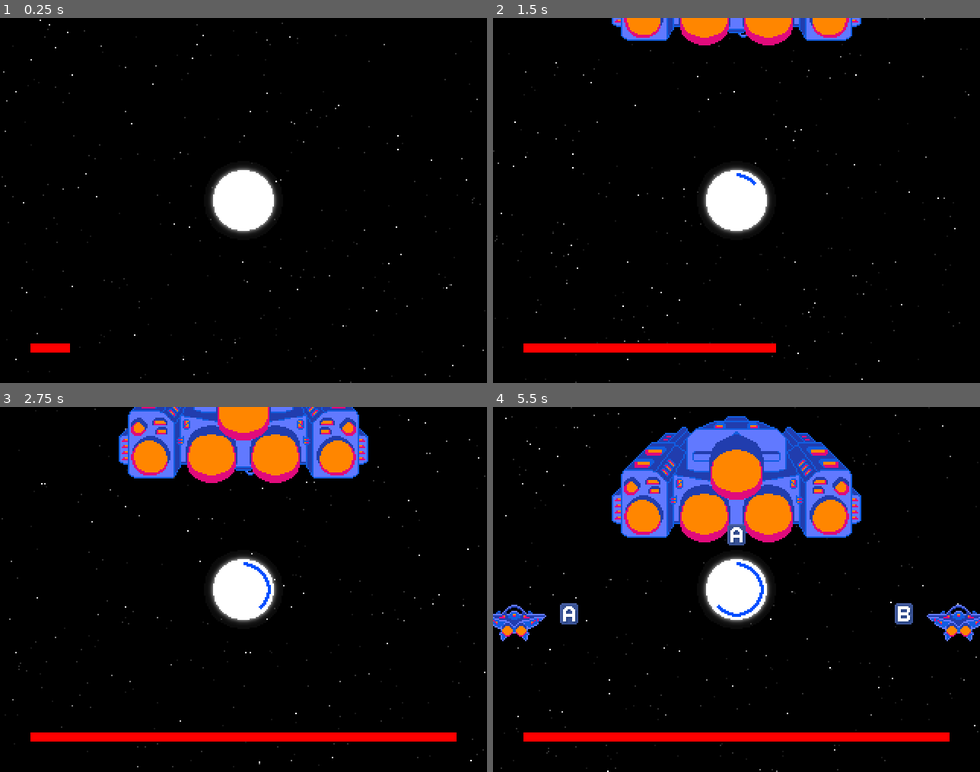
Above: before the commit, frames 1-4 (two rows, left to right).
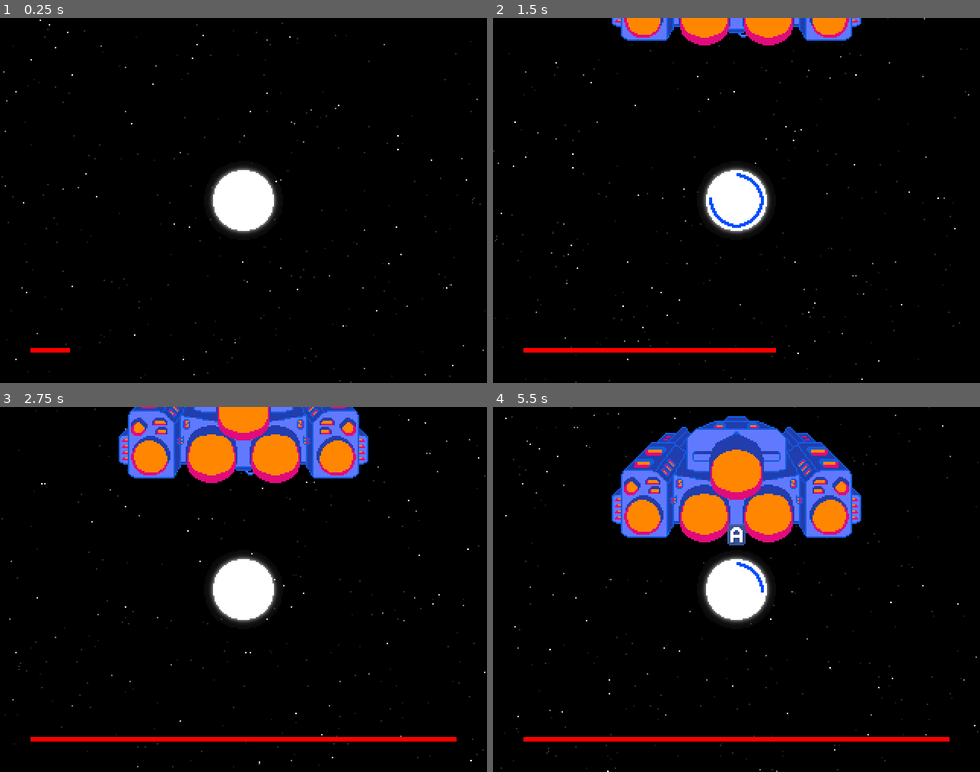
Above: after the commit, the same moments.

Repository: lethiandev/neutron-star
Game: Godot game, scene res://stages/gameplay/gameplay.tscn
The game is run twice, just before and just after one commit, with the same random seed, the same clock (stepped at 60 frames per second) and the same inputs.
Inputs:
- Up to frame 1 (0.25 s): no input
- Up to frame 2 (1.5 s): tap A (action_a) at 0.6 s; tap B (action_b) at 1.35 s
- Up to frame 3 (2.75 s): tap P (action_p) at 2.1 s
- Up to frame 4 (5.5 s): tap one key every 0.75 s from 2.85 s: X (action_x) A (action_a) B (action_b) P (action_p)

The runs differ from the first frame. In frame 1, 0.1% of the frame differs, in the area x 6-15%, y 89-91%; in frame 2, 0.8%; in frame 3, 1.2%; in frame 4, 2.8%, in the area x 0-100%, y 50-91%.

Commit message:
Add mothersip cycle with missile units

Diff:
--- a/src/stages/gameplay/gameplay.gd
+++ b/src/stages/gameplay/gameplay.gd
@@ -9,6 +9,9 @@
 
 var cooldown: float = 0.0
 var health: float = 1.0
+
+var last_group: String = ""
+var hitted: float = 0.0
 
 func _init() -> void:
 	randomize()
@@ -26,8 +29,9 @@
 func _process_game_state(p_delta: float) -> void:
 	_populate_interface_state()
 
-	cooldown = max(0.0, cooldown - p_delta)
-	health = min(1.0, health + p_delta * 0.25)
+	cooldown = max(0.0, cooldown - p_delta * 2.0)
+	health = min(1.0, health + p_delta * 0.05)
+	hitted = max(0.0, hitted - p_delta)
 
 func _populate_interface_state() -> void:
 	$Interface/CenterContainer/CooldownBar.progress = cooldown
@@ -38,6 +42,9 @@
 	if not nodes.empty():
 		var front_node = nodes.front()
 		_handle_unit_hit(front_node)
+	elif hitted > 0.0 and last_group == p_group:
+		# Forgive "missing" for short time
+		pass
 	else:
 		_handle_unit_miss()
 
@@ -54,7 +61,10 @@
 	_handle_star_hit(p_unit)
 
 func _handle_star_hit(p_unit: UnitBase) -> void:
-	health -= 0.35;
-	if not $HitEffectPlayer.playing:
-		$HitEffectPlayer.play()
+	health -= 0.30
+
+	last_group = p_unit.unit_group
+	hitted = 0.2
+
+	$HitEffectPlayer.play()
 	$Camera2D.shake_high()
--- a/src/stages/gameplay/units_spawner.gd
+++ b/src/stages/gameplay/units_spawner.gd
@@ -4,7 +4,7 @@
 
 func _ready() -> void:
 	yield(get_tree().create_timer(5.0), "timeout")
-	_spawn_enemies()
+	#_spawn_enemies()
 
 func _spawn_enemies() -> void:
 	_spawn_unit(SpaceshipScene, Vector2(200.0, 0.0))
--- /dev/null
+++ b/src/units/missile/missile.tscn
@@ -0,0 +1,19 @@
+[gd_scene load_steps=5 format=2]
+
+[ext_resource path="res://units/unit_base.tscn" type="PackedScene" id=1]
+[ext_resource path="res://units/missile/missile.png" type="Texture" id=2]
+[ext_resource path="res://units/route_follower/route_follower.gd" type="Script" id=3]
+[ext_resource path="res://units/missile/route.tres" type="Resource" id=4]
+
+[node name="Missile" instance=ExtResource( 1 )]
+
+[node name="RouteFollower" type="Node" parent="." index="0"]
+script = ExtResource( 3 )
+route_curves = ExtResource( 4 )
+duration = 1.5
+
+[node name="Sprite" type="Sprite" parent="." index="1"]
+texture = ExtResource( 2 )
+
+[node name="ActionKey" parent="." index="3"]
+arm_length = 26.0
--- /dev/null
+++ b/src/units/missile/route.tres
@@ -0,0 +1,15 @@
+[gd_resource type="Resource" load_steps=4 format=2]
+
+[ext_resource path="res://units/route_follower/route_curves.gd" type="Script" id=1]
+
+[sub_resource type="Curve" id=1]
+_data = [ Vector2( 0, 0 ), 0.0, 1.99383, 0, 0, Vector2( 1, 1 ), 0.279224, 0.0, 0, 0 ]
+
+[sub_resource type="Curve" id=2]
+max_value = 40.0
+_data = [ Vector2( 0, 0 ), 0.0, 122.263, 0, 0, Vector2( 1, 1.13636 ), -140.401, 0.0, 0, 0 ]
+
+[resource]
+script = ExtResource( 1 )
+x_curve = SubResource( 1 )
+y_curve = SubResource( 2 )
--- a/src/units/mothership_boss/mothership_boss.gd
+++ b/src/units/mothership_boss/mothership_boss.gd
@@ -1,4 +1,7 @@
 extends Node2D
+
+const SpaceshipUnitScene = preload("res://units/spaceship/spaceship.tscn")
+const MissileUnitScene = preload("res://units/missile/missile.tscn")
 
 signal completed()
 
@@ -23,20 +26,54 @@
 		emit_signal("completed")
 		completed = true
 
+func _on_mothership_hitted():
+	health -= 1.0
+
 func _boss_cycle() -> void:
-	yield(get_tree().create_timer(10.0), "timeout")
+	if not completed:
+		yield(_boss_cycle_spaceships(), "completed")
 	if not completed:
 		_boss_cycle_missiles()
+
+func _boss_cycle_spaceships():# -> GDScriptFunctionState:
+	yield(get_tree().create_timer(2.0), "timeout")
+	yield(_spawn_spaceship_units(), "completed")
+
+func _spawn_spaceship_units():# -> GDScriptFunctionState:
+	for i in range(6):
+		var side = 1.0 if randf() > 0.5 else -1.0
+		var delay = 1.5 + randf() * 0.5
+		if not completed:
+			_spawn_spaceship_unit(side)
+		yield(get_tree().create_timer(delay), "timeout")
+
+func _spawn_spaceship_unit(p_side: float) -> void:
+	var spaceship_node = SpaceshipUnitScene.instance()
+	spaceship_node.position = Vector2(200 * p_side, 140 - randf() * 160)
+	get_parent().add_child(spaceship_node)
+	# Ensure unit's group diverse from the boss's group
+	while spaceship_node.unit_group == $Mothership.unit_group:
+		spaceship_node.randomize_group()
 
 func _boss_cycle_missiles() -> void:
 	$Mothership.set_unit_group("")
 	$AnimationPlayer.stop(false)
-	for i in range(12):
+	for i in range(6):
 		$Mothership/Cannons.shoot()
-		yield(get_tree().create_timer(0.2), "timeout")
+		yield(get_tree().create_timer(0.4), "timeout")
 	$AnimationPlayer.play("ascend")
-	yield(get_tree().create_timer(5.0), "timeout")
+	yield(_spawn_missile_units(), "completed")
+	yield(get_tree().create_timer(2.0), "timeout")
 	$AnimationPlayer.play("descend")
 
-func _on_mothership_hitted():
-	health -= 1.0
+func _spawn_missile_units():# -> GDScriptFunctionState:
+	for i in range(6):
+		_spaw_missile_unit(1.0, (i * 2) * 20.0)
+		yield(get_tree().create_timer(0.5), "timeout")
+		_spaw_missile_unit(-1.0, (i * 2 + 1) * 20.0)
+		yield(get_tree().create_timer(0.5), "timeout")
+
+func _spaw_missile_unit(p_side: float, p_offset: float) -> void:
+	var missile_node = MissileUnitScene.instance()
+	missile_node.position = Vector2(180 * p_side, 140 - p_offset)
+	get_parent().add_child(missile_node)
--- a/src/units/mothership_boss/mothership_boss.tscn
+++ b/src/units/mothership_boss/mothership_boss.tscn
@@ -110,7 +110,7 @@
 [node name="HealthBar" type="ColorRect" parent="Interface/BottomAnchor"]
 anchor_right = 1.0
 margin_left = 20.0
-margin_top = -26.0
+margin_top = -23.0
 margin_right = -20.0
 margin_bottom = -20.0
 color = Color( 1, 0, 0, 1 )
Binary file added: src/units/missile/missile.png
Not shown, added: src/units/missile/missile.png.import
Not shown: 3 places in src/units/mothership_boss/mothership_boss.tscn that only renumber resources
